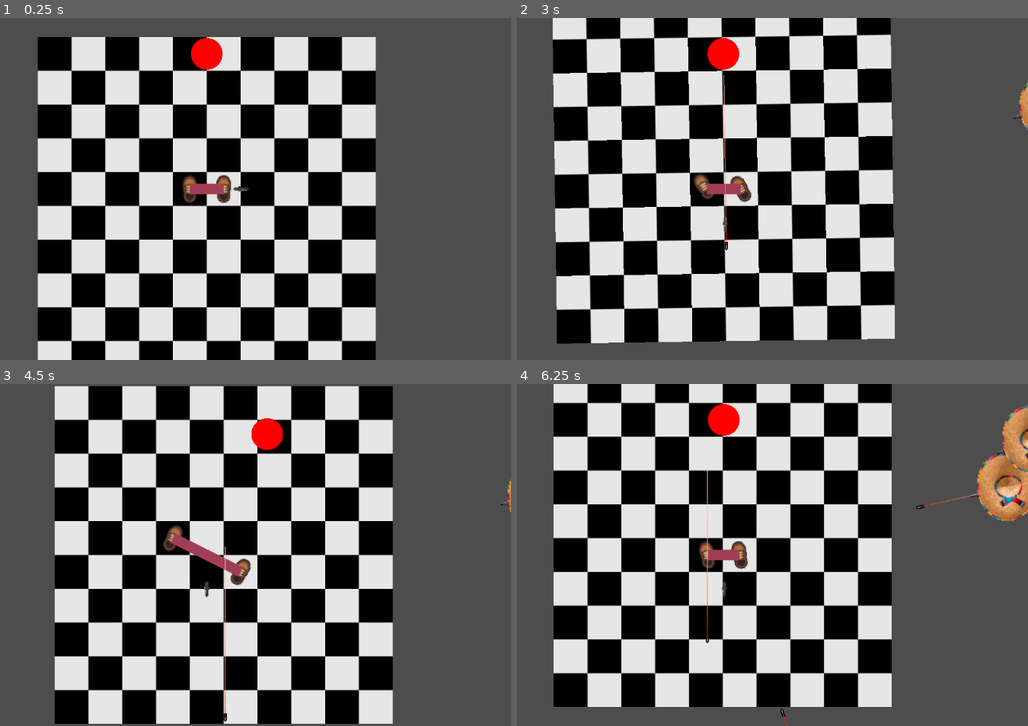
Above: before the commit, frames 1-4 (two rows, left to right).
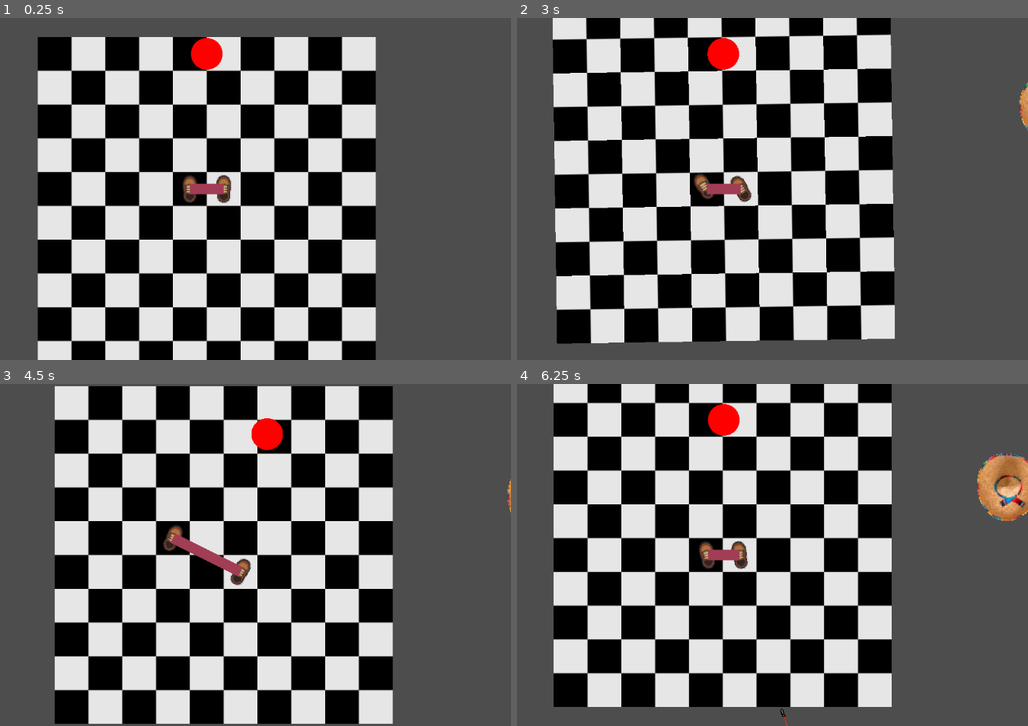
Above: after the commit, the same moments.

Repository: Meatplanter/Kelp_44
Game: Godot game, scene res://game.tscn
The game is run twice, just before and just after one commit, with the same random seed, the same clock (stepped at 60 frames per second) and the same inputs.
Inputs:
- Up to frame 1 (0.25 s): no input
- Up to frame 2 (3 s): tap Enter at 0.5 s; hold D (LS_move_right) 0.53-1.28 s; hold M (ChangeMode) 0.53-1.28 s; tap Space at 1.25 s; hold X (LS_move_down) 1.28-2.03 s; tap M (ChangeMode) at 1.35, 2.85 s; hold D (LS_move_right) 2.03-2.78 s; hold M (ChangeMode) 2.03-2.78 s; hold Q (LS_move_leftup) from 2.78 s (still down)
- Up to frame 3 (4.5 s): release Q (LS_move_leftup) at 3.53 s; hold M (ChangeMode) 3.53-4.28 s; hold A (LS_move_left) from 3.53 s (still down); tap M (ChangeMode) at 4.35 s
- Up to frame 4 (6.25 s): release A (LS_move_left) at 5.03 s; hold X (LS_move_down) 5.03-5.78 s; hold M (ChangeMode) 5.03-5.78 s; hold D (LS_move_right) from 5.78 s (still down); tap M (ChangeMode) at 5.85 s

The runs differ from the first frame. In frame 1, less than 0.1% of the frame differs, in the area x 45-49%, y 49-51%; in frame 2, 0.2%; in frame 3, 0.2%; in frame 4, 1.0%, in the area x 36-100%, y 6-76%.

Commit message:
Game modes (pod skrótem) + hp dla wrogów

Diff:
--- a/Bullet.gd
+++ b/Bullet.gd
@@ -12,7 +12,7 @@
 	if travelledDistance > RANGE:
 		queue_free()
 
-
-
 func _on_body_entered(body: Node2D) -> void:
 	queue_free()
+	if body.has_method("take_damage"):
+		body.take_damage()
--- a/CharBody.gd
+++ b/CharBody.gd
@@ -20,29 +20,9 @@
 	#Adding global reference to dig into variables from anywhere
 	Global.CharBodyNode = self
 
-func _on_body_entered(body: Node2D) -> void:
-	print("ouch")
 
 func _draw():
 	draw_circle(focus,15.0,Color.RED)
-
-#func shoot():
-	#const BULLET = preload("res://Bullet.tscn")
-	#var new_bullet = BULLET.instantiate()
-	#
-	##So that the bullet shoots 20 pixels from midpoint (avoiding body collision)
-	#var directional = get_point_position(1)-get_point_position(0)
-	#var normal = Vector2(-directional.y,directional.x).normalized()2217cx2
-	#new_bullet.global_position = midpoint + normal * -20
-	#
-	##So that bullet shoots towards focus
-	#new_bullet.global_rotation = midpoint.angle_to_point(focus)
-	#
-	#add_child(new_bullet)
-	#
-#22
-#func _on_timer_timeout() -> void:
-	#shoot()
 
 # Called every frame. 'delta' is the elapsed time since the previous frame.
 func _process(delta: float) -> void:
--- a/enemy.gd
+++ b/enemy.gd
@@ -1,4 +1,6 @@
 extends CharacterBody2D
+
+var health = 2
 
 @onready var playerLocation = get_node("/root/Game/CharacterBody2D/CharBody")
 
@@ -15,3 +17,8 @@
 	else:
 		velocity = direction * 0.0
 	move_and_slide()
+
+func take_damage():
+	health -= 1
+	if health == 0:
+		queue_free()
--- a/game.gd
+++ b/game.gd
@@ -17,7 +17,8 @@
 	var new_enemy = preload("res://enemy.tscn").instantiate()
 	%PathFollow2D.progress_ratio = randf()
 	new_enemy.global_position = %PathFollow2D.global_position
-	add_child(new_enemy)
+	if get_child_count() < 10:
+		add_child(new_enemy)
 
 # Called when the node enters the scene tree for the first time.
 func _ready() -> void:
--- a/gun.gd
+++ b/gun.gd
@@ -13,6 +13,10 @@
 
 
 func _process(delta: float) -> void:
+	if Global.gameMode == 0:
+		hide()
+	elif Global.gameMode == 1:
+		show()
 	if Global.gameSpeed == 0.1:
 		$ShootTimer.set_paused(1)
 		$SlomoShootTimer.set_paused(0)
